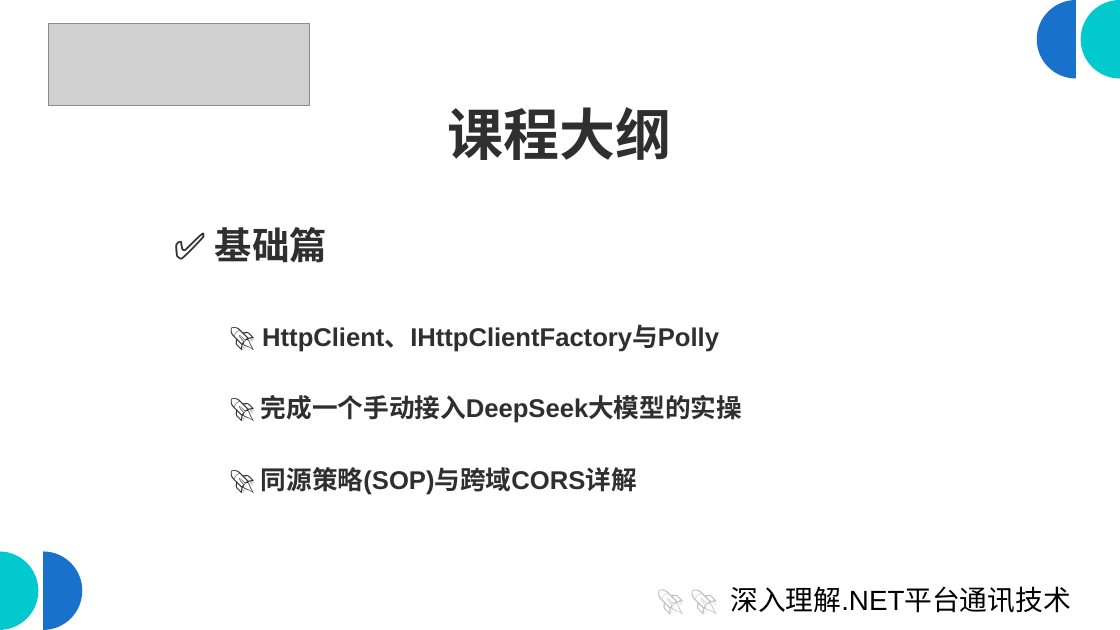
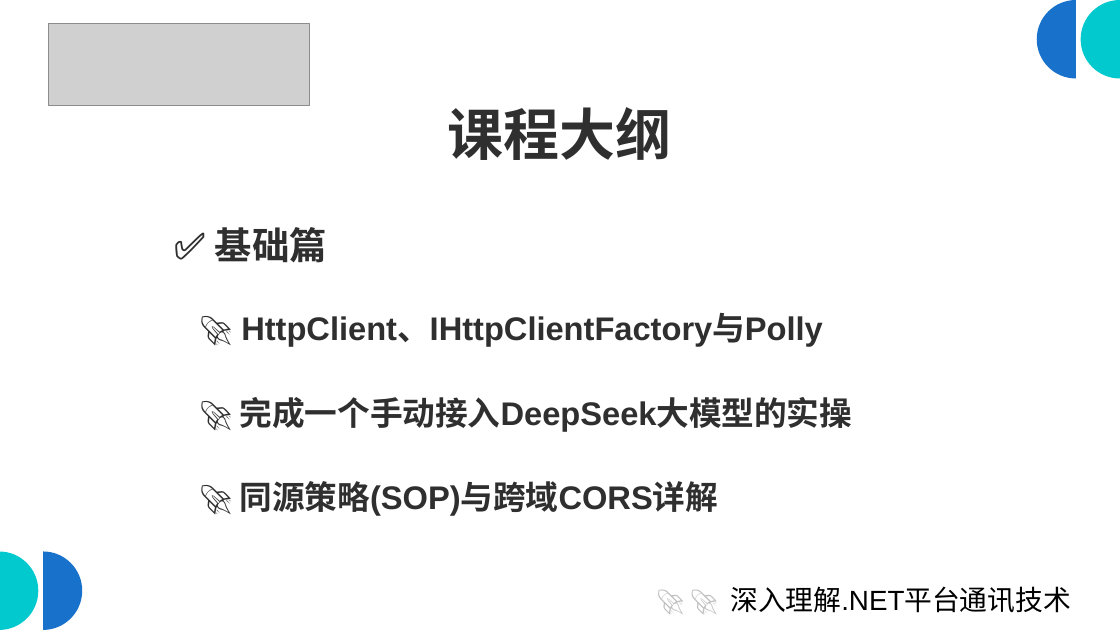
Before and after one commit to scottfly189/dotnet_net_course, a slide deck: slide 4 of src/课程大纲.odp. Drawn at 1120x630 pixels with LibreOffice and Linux fonts; fonts in the diff are those of the drawing; grey boxes stand for pictures. Boxes give left, top, right and bottom in pixels: in the first picture for what was removed or moved away, otherwise in the second. Text is boxed around its words. In the diff, an @@ line names an element or a change of style, - is before the commit and + after.

```diff
--- a/src/课程大纲.odp
+++ b/src/课程大纲.odp
@@ text "🚀 HttpClient、IHttpClientFactory与Polly": place and size @@
-text "🚀 HttpClient、IHttpClientFactory与Polly" at bbox=[261, 324, 742, 495]
+text "🚀 HttpClient、IHttpClientFactory与Polly" at bbox=[240, 313, 853, 515]
@@ text "🚀 HttpClient、IHttpClientFactory与Polly" at bbox=[240, 313, 853, 515]: size 22 to 28 pt @@
```
Also in this commit, not shown: 1 other slide changed, 10 other files.
